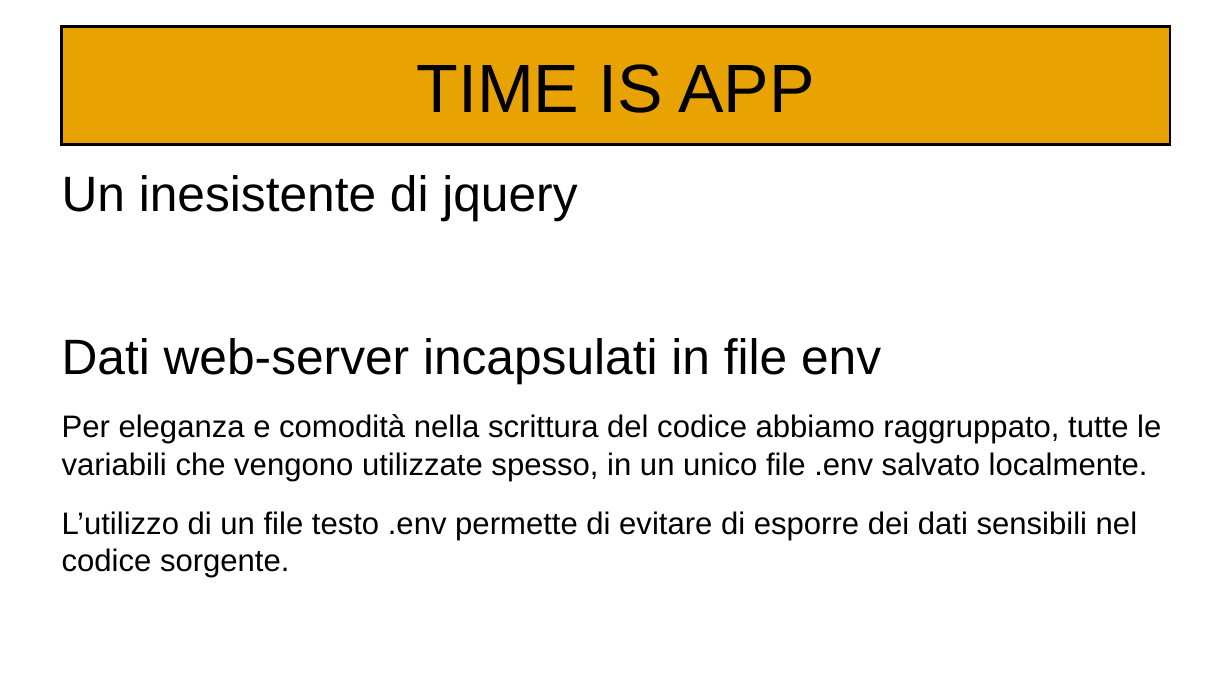
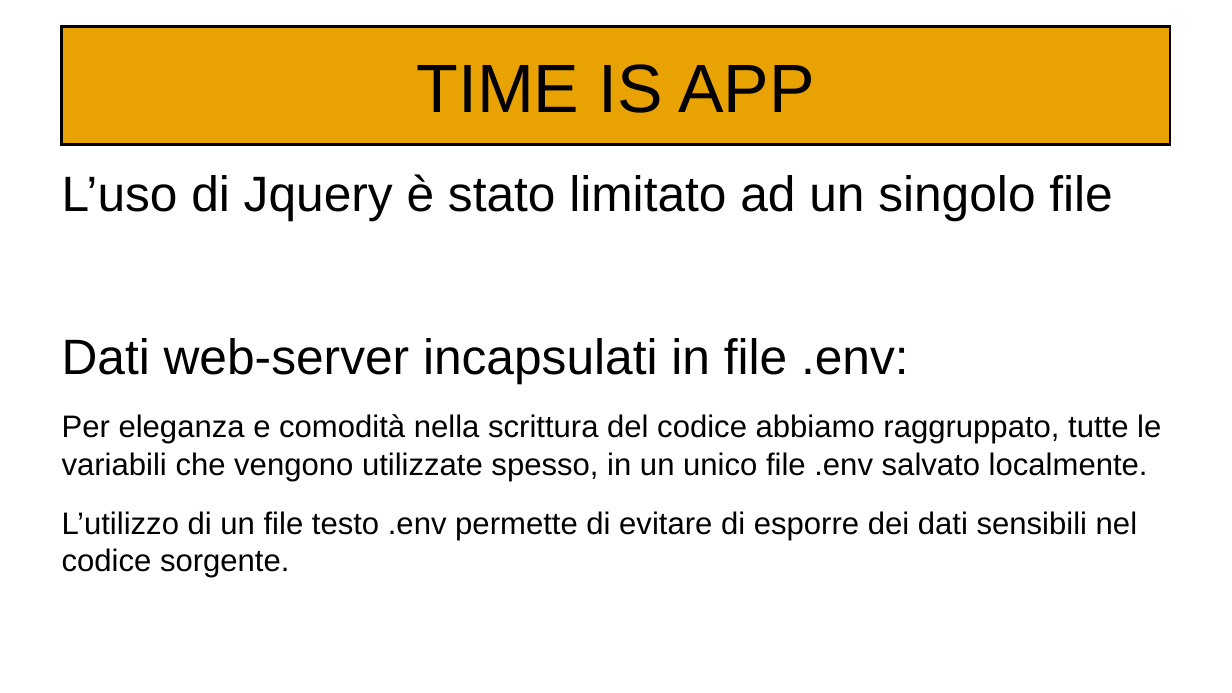
Before and after one commit to Kilne/Progetto_TecWeb, a slide deck: slide 7 of Relazioni/Maiuri.odp. Drawn at 1232x693 pixels with LibreOffice and Linux fonts; fonts in the diff are those of the drawing. Boxes give left, top, right and bottom in pixels: in the first picture for what was removed or moved away, otherwise in the second. Text is boxed around its words. In the diff, an @@ line names an element or a change of style, - is before the commit and + after.

```diff
--- a/Relazioni/Maiuri.odp
+++ b/Relazioni/Maiuri.odp
@@ text at <box>62,174,1112,384</box>: text changed @@
-Un inesistente di jquery
-Dati web-server incapsulati in file env
+L’uso di Jquery è stato limitato ad un singolo file
+Dati web-server incapsulati in file .env:
```
Also in this commit, not shown: 4 other slides changed.
